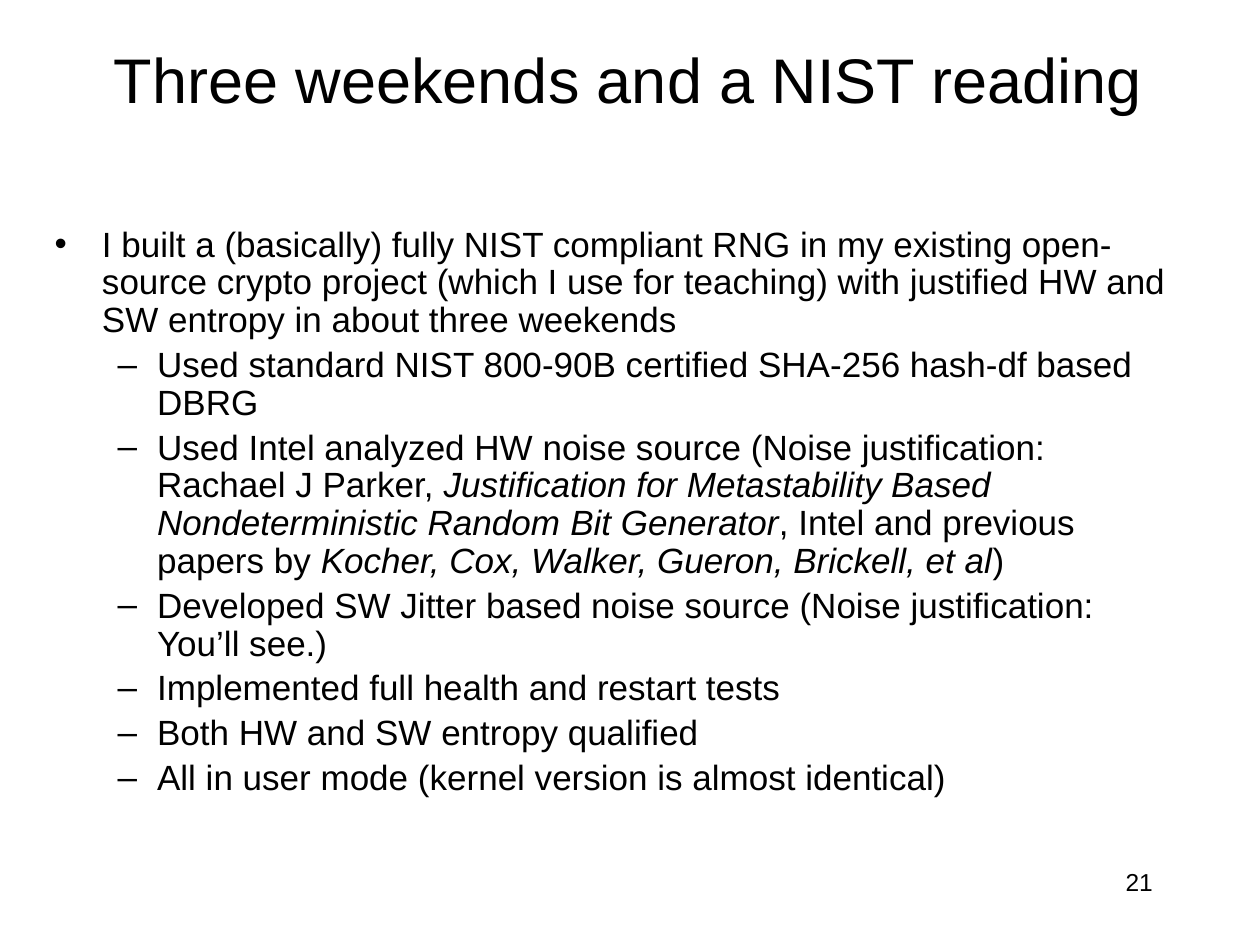
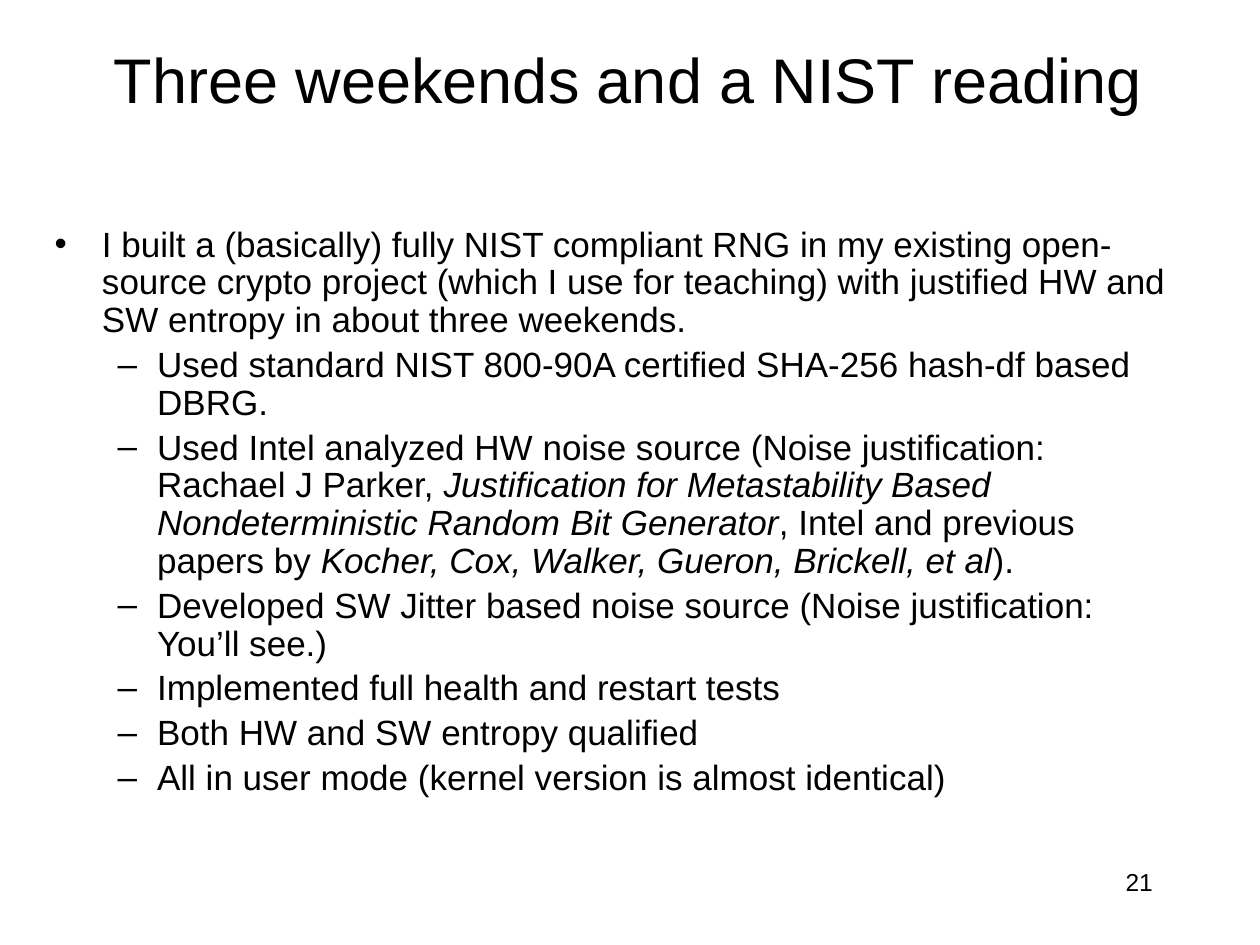
Before and after one commit to jlmucb/class_notes, a slide deck: slide 21 of BerkeleyClass/CS290Spring2013/Lectures/entropy_talk.pptx. Drawn at 1260x945 pixels with LibreOffice and Linux fonts; fonts in the diff are those of the drawing. Boxes give left, top, right and bottom in pixels: in the first picture for what was removed or moved away, otherwise in the second. Text is boxed around its words. In the diff, an @@ line names an element or a change of style, - is before the commit and + after.

```diff
--- a/BerkeleyClass/CS290Spring2013/Lectures/entropy_talk.pptx
+++ b/BerkeleyClass/CS290Spring2013/Lectures/entropy_talk.pptx
@@ text at (102,231,1164,580): text changed @@
-• I built a (basically) fully NIST compliant RNG in my existing open-source crypto project (which I use for teaching) with justified HW and SW entropy in about three weekends
-  – Used standard NIST 800-90B certified SHA-256 hash-df based DBRG
-  – Used Intel analyzed HW noise source (Noise justification: Rachael J Parker, Justification for Metastability Based Nondeterministic Random Bit Generator, Intel and previous papers by Kocher, Cox, Walker, Gueron, Brickell, et al)
+• I built a (basically) fully NIST compliant RNG in my existing open-source crypto project (which I use for teaching) with justified HW and SW entropy in about three weekends.
+  – Used standard NIST 800-90A certified SHA-256 hash-df based DBRG.
+  – Used Intel analyzed HW noise source (Noise justification: Rachael J Parker, Justification for Metastability Based Nondeterministic Random Bit Generator, Intel and previous papers by Kocher, Cox, Walker, Gueron, Brickell, et al).
```
Also in this commit, not shown: 6 other slides changed.
